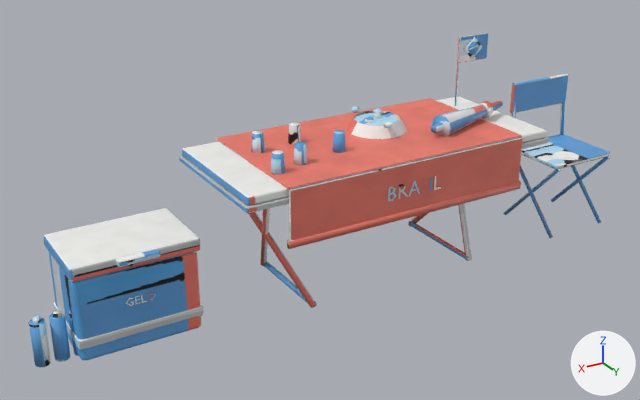
The FBX model unity/CheckoutSimulator/Assets/Resources/EventProps2/Jogo_FanTable.fbx, before and after one commit.
Camera for both pictures: a 50 mm camera at (2.48, 3.63, 2.27) aimed at (0.3, -0.01, 0.45). The lights are fixed; the arrows at lower right show +X, +Y and +Z. The first picture is the older version. Where no turn or scale is listed for an object, it has been applied to the vertices. Vertices at exactly the same position are counted once.

Objects in the first picture: 'Jogo_FanTable'.
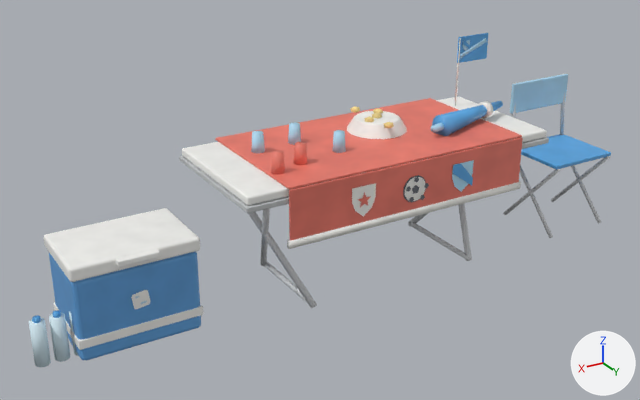
Location of each change, (x1, y1, x2, y2) in pixels of the pictures (640 x 400 px; the box of a moved part takes in the faces that stretch with it):
part 1 of me_cube_1140, added
    after: (460, 38, 487, 58)
part 2 of me_cube_1140, deleted
    before: (388, 187, 397, 202)
part 3 of me_cube_1140, built on
    before: (181, 135, 549, 213)
    after: (181, 137, 549, 217)
part 4 of me_cube_1140, moved or reshaped
    before: (53, 295, 201, 350)
    after: (53, 290, 204, 350)
part 5 of me_cube_1140, reshaped
    before: (459, 33, 488, 59)
    after: (463, 40, 470, 51)
part 6 of me_cube_1140, surface changed
    both: (29, 38, 611, 367)

What changed in the scene script:
```text
Change me_cube_1140:
    used by ob_jogo_fantable; location = (0.0, 0.0, 0.0)
    remove me_cube_1140.from_pydata(...)  # 1073 vertices, 919 faces; spans x -1.52..1.83, y -0.39..0.41, z 0.0..1.15
    add me_cube_1140.from_pydata(...)  # 1113 vertices, 948 faces; spans x -1.52..1.83, y -0.4..0.43, z 0.0..1.14
    me_cube_1140 part 1: the loose piece of 8 vertices spanning x -0.71..0.71, y 0.39..0.41, z 0.45..0.49 is copied, and the copy is turned 22 degrees about the y axis through its middle and scaled by 0.14, then moved by (-0.85, -0.62, 0.6); it spans x -0.95..-0.75, y -0.23..-0.21, z 1.02..1.12
    me_cube_1140 part 2: the loose piece of 18 vertices spanning x 0.11..0.16, y 0.41, z 0.57..0.64 is deleted
    me_cube_1140 part 3: 4 vertices moved from x -0.9..-0.04, y 0.38..0.41, z 0.58..0.69 to x -0.9..-0.06, y 0.38..0.41, z 0.58..0.69; 34 vertices removed from x -0.9..0.1, y 0.38..0.41, z 0.57..0.75; 102 vertices added at x -0.9..0.37, y 0.38..0.43, z 0.52..0.75
    me_cube_1140 part 4: 5 vertices moved within x 1.35..1.39, y 0.16, z 0.23..0.27; 31 vertices removed from x 1.05..1.65, y -0.25..0.16, z 0.07..0.27; 59 vertices added at x 1.05..1.65, y -0.25..0.16, z 0.08..0.29
    me_cube_1140 part 5: 49 vertices removed from x -0.96..-0.74, y -0.23..-0.21, z 1.0..1.15; 21 vertices added at x -0.96..-0.74, y -0.23..-0.21, z 1.06..1.14
    me_cube_1140 part 6: 700 kept faces spanning x -1.52..1.83, y -0.4..0.41, z 0.0..1.14 get new texture (UV) coordinates
    other edits to the shape of me_cube_1140 do not show in these pictures
```
